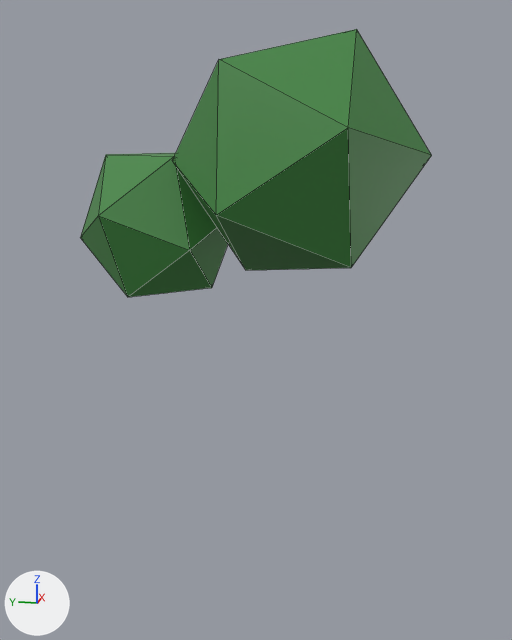
One commit to the glTF model tree03.glb: the scene before it, then after it.
Rendered twice from a 50 mm lens placed at (-15.28, -4.66, 10.9), pointed at (0.55, -1.5, 6.94). Every picture has the same lights, and +X, +Y and +Z are marked at lower left. Mesh edges are drawn as thin lines. Where no turn or scale is listed for an object, it has been applied to the vertices.
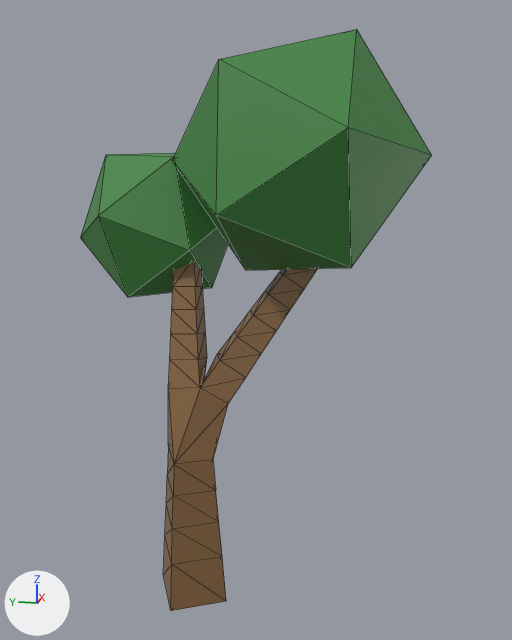
Changed parts and their boxes [x1, y1, x2, y2] in the pictures (512 x 640 px):
'Cube', now drawn (brown)
    after: [163, 262, 317, 611]

Diff of the bpy script that builds the scene:
```diff
--- a/tree03.glb.py
+++ b/tree03.glb.py
@@ mat_trunk @@
+mat_trunk = principled_material('trunk')
+mat_trunk.base_color = (0.266, 0.144, 0.0595)  # brown #8d6a45
+mat_trunk.roughness = 0.4
@@ me_cube_001 @@
+me_cube_001.from_pydata(...)  # 114 vertices, 224 faces; spans x -1.13..0.91, y -3.9..0.91, z -0.1..10.7
+me_cube_001.materials.append(mat_trunk)  # brown #8d6a45
@@ ob_cube @@
-ob_cube = bpy.data.objects.new('Cube', None)
+ob_cube = bpy.data.objects.new('Cube', me_cube_001)
 ob_cube.location = (0.0, 0.0, 0.0)
```
